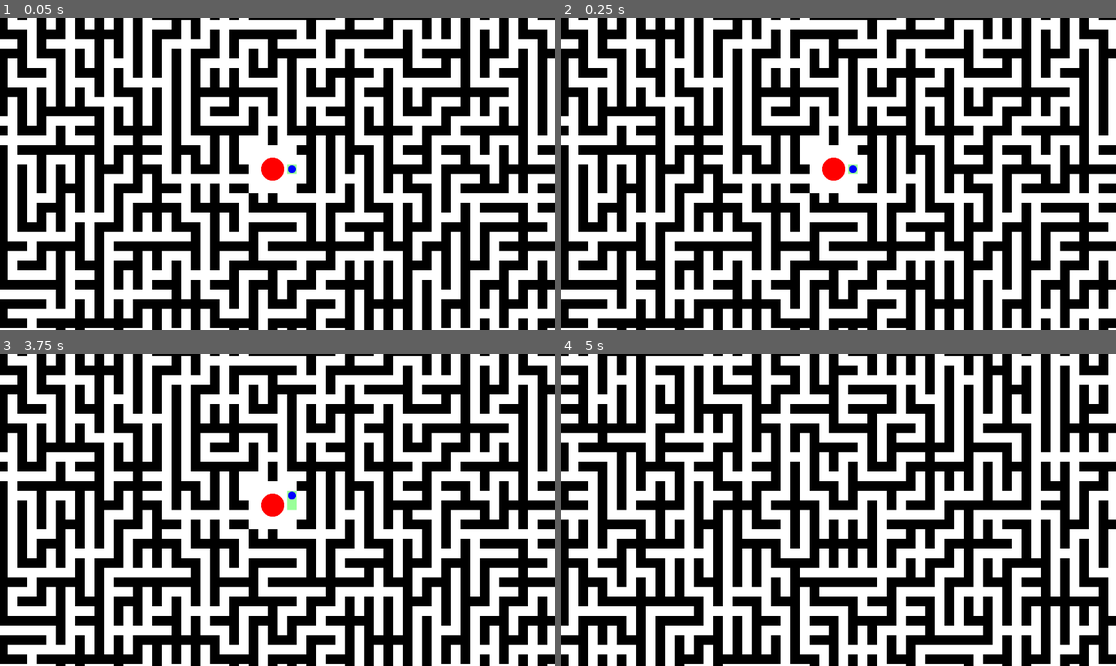
Above: before the commit, frames 1-4 (two rows, left to right).
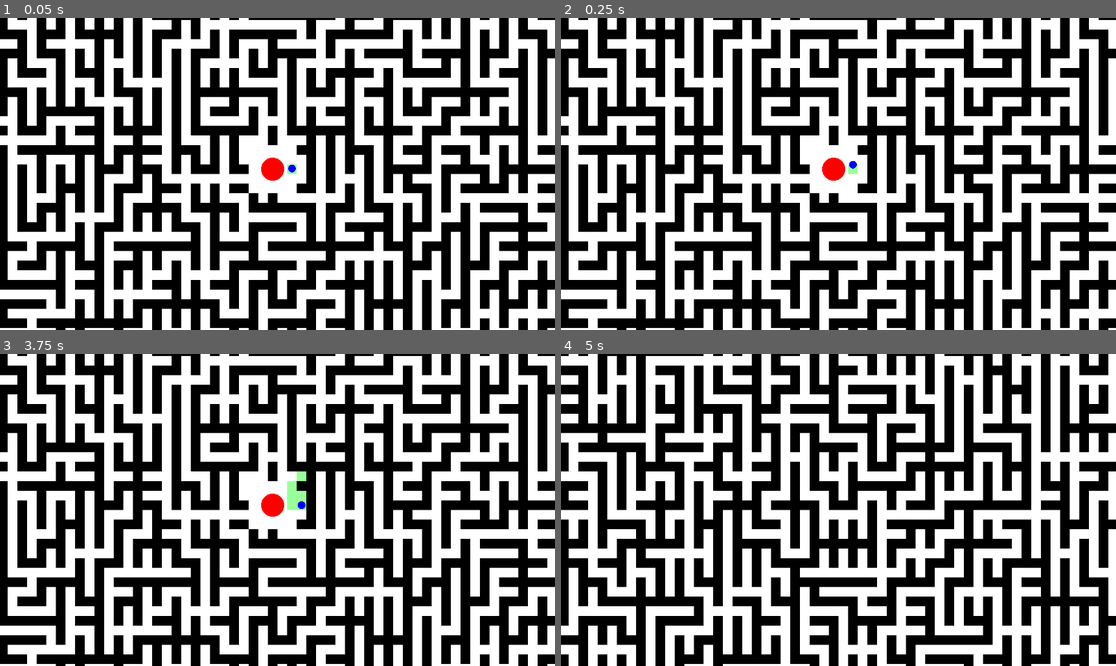
Above: after the commit, the same moments.

Repository: Onheiron/robottini-in-un-labirinto-pazzeschissimo
Game: Godot game, scene res://main.tscn
Same seed, same stepped clock (60 frames per second), same inputs: the game is played once before the commit and once after it.
Inputs:
- Up to frame 1 (0.05 s): no input
- Up to frame 2 (0.25 s): no input
- Up to frame 3 (3.75 s): tap Enter at 0.5, 2, 3.5 s; hold Up (ui_up) 0.53-2.03 s; tap Space at 1.25, 2.75 s; hold Left (ui_left) 2.03-3.53 s; hold Down (ui_down) from 3.53 s (still down)
- Up to frame 4 (5 s): release Down (ui_down) at 4.28 s; hold Right (ui_right) from 4.28 s (still down)

The runs differ from the first frame. In frame 1, less than 0.1% of the frame differs, in the area x 51-54%, y 46-50%; in frame 2, less than 0.1%; in frame 3, 0.3%, in the area x 51-56%, y 37-51%; in frame 4, nothing differs.

Commit message:
traceback

Diff:
--- a/scripts/maze_generator.gd
+++ b/scripts/maze_generator.gd
@@ -65,17 +65,20 @@
 	draw_maze()
 
 func _process(_delta):
-	# Aggiorna il robot solo nella cella di spawn
-	if current_meta_cell_x == start_meta_x and current_meta_cell_y == start_meta_y and current_cell_x == start_cell_x and current_cell_y == start_cell_y:
-		if robot != null:
-			world_state.set_current_cell(current_meta_cell_x, current_meta_cell_y, current_cell_x, current_cell_y)
-			var moved = robot.update(_delta, maze, world_state)
+	# Aggiorna il robot sempre (anche fuori dalla cella corrente)
+	if robot != null:
+		world_state.set_current_cell(robot.current_meta_x, robot.current_meta_y, robot.current_cell_x, robot.current_cell_y)
+		var moved = robot.update(_delta, maze, world_state)
+
+		# RIDISEGNA SEMPRE per mostrare il movimento fluido del robot
+		if moved or robot.is_moving:
+			# Marca la tile visitata solo quando raggiunge effettivamente una nuova cella
 			if moved:
-				# Marca la tile visitata
 				var grid_pos = robot.get_grid_position()
-				world_state.mark_tile_visited(current_meta_cell_x, current_meta_cell_y, current_cell_x, current_cell_y, grid_pos.x, grid_pos.y)
-				draw_maze()
-		# Gestione input per cambio cella
+				world_state.mark_tile_visited(robot.current_meta_x, robot.current_meta_y, robot.current_cell_x, robot.current_cell_y, grid_pos.x, grid_pos.y)
+			draw_maze()
+
+	# Gestione input per cambio cella
 	if Input.is_action_just_pressed("ui_right"):
 		move_to_cell(current_cell_x + 1, current_cell_y)
 	elif Input.is_action_just_pressed("ui_left"):
@@ -335,8 +338,8 @@
 			var junction_rect = Rect2(obj["position"].x * cell_size, obj["position"].y * cell_size, cell_size, cell_size)
 			draw_rect(junction_rect, Color(0.2, 0.6, 0.2))
 
-	# Disegna il robot se siamo nella cella di spawn
-	if robot != null and current_meta_cell_x == start_meta_x and current_meta_cell_y == start_meta_y and current_cell_x == start_cell_x and current_cell_y == start_cell_y:
+	# Disegna il robot se si trova nella cella attualmente visualizzata
+	if robot != null and current_meta_cell_x == robot.current_meta_x and current_meta_cell_y == robot.current_meta_y and current_cell_x == robot.current_cell_x and current_cell_y == robot.current_cell_y:
 		draw_circle(robot.position, 8, Color.BLUE)
 
 	# Disegna la minimappa
--- a/scripts/robot.gd
+++ b/scripts/robot.gd
@@ -5,7 +5,7 @@
 
 var position: Vector2
 var maze_cell_size: int
-var move_speed: float = 2.0  # Celle al secondo
+var move_speed: float = 40.0  # Pixel al secondo
 
 # Comportamento corrente
 var behavior: RobotBehavior
@@ -19,6 +19,7 @@
 # Stato movimento
 var is_moving: bool = false
 var move_target: Vector2
+var move_start: Vector2
 var move_progress: float = 0.0
 
 # Area di spawn (dove non lasciare snodi)
@@ -67,7 +68,15 @@
 
 func _update_movement(delta: float, world_state) -> bool:
 	## Gestisce il movimento verso il target
-	move_progress += delta * move_speed
+	# Calcola la distanza totale da percorrere
+	var total_distance = move_start.distance_to(move_target)
+
+	# Calcola quanto movimento fare in pixel
+	var distance_this_frame = move_speed * delta
+
+	# Aggiorna progress in base alla distanza percorsa
+	if total_distance > 0:
+		move_progress += distance_this_frame / total_distance
 
 	if move_progress >= 1.0:
 		position = move_target
@@ -80,13 +89,8 @@
 
 		return true
 	else:
-		# Interpola tra posizione corrente e target
-		var start_pos = Vector2(
-			move_target.x - (move_target.x - position.x) / (1.0 - move_progress) if move_progress < 1.0 else position.x,
-			move_target.y - (move_target.y - position.y) / (1.0 - move_progress) if move_progress < 1.0 else position.y
-		)
-		var t = move_progress
-		position = start_pos.lerp(move_target, t)
+		# Interpola tra posizione iniziale e target PIXEL PER PIXEL
+		position = move_start.lerp(move_target, move_progress)
 		return false
 
 ## Funzioni di utilità pubbliche per i behavior
@@ -141,6 +145,7 @@
 
 func move_to_position(grid_pos: Vector2i):
 	## Inizia il movimento verso una posizione griglia
+	move_start = position  # Salva la posizione corrente come inizio
 	move_target = Vector2(
 		grid_pos.x * maze_cell_size + maze_cell_size / 2.0,
 		grid_pos.y * maze_cell_size + maze_cell_size / 2.0
